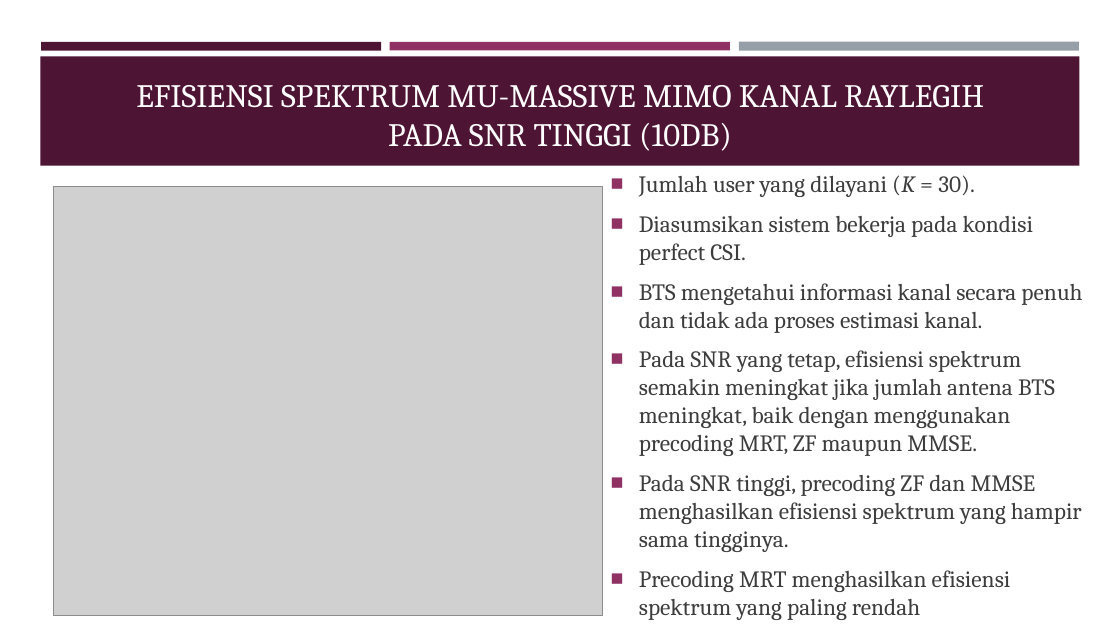
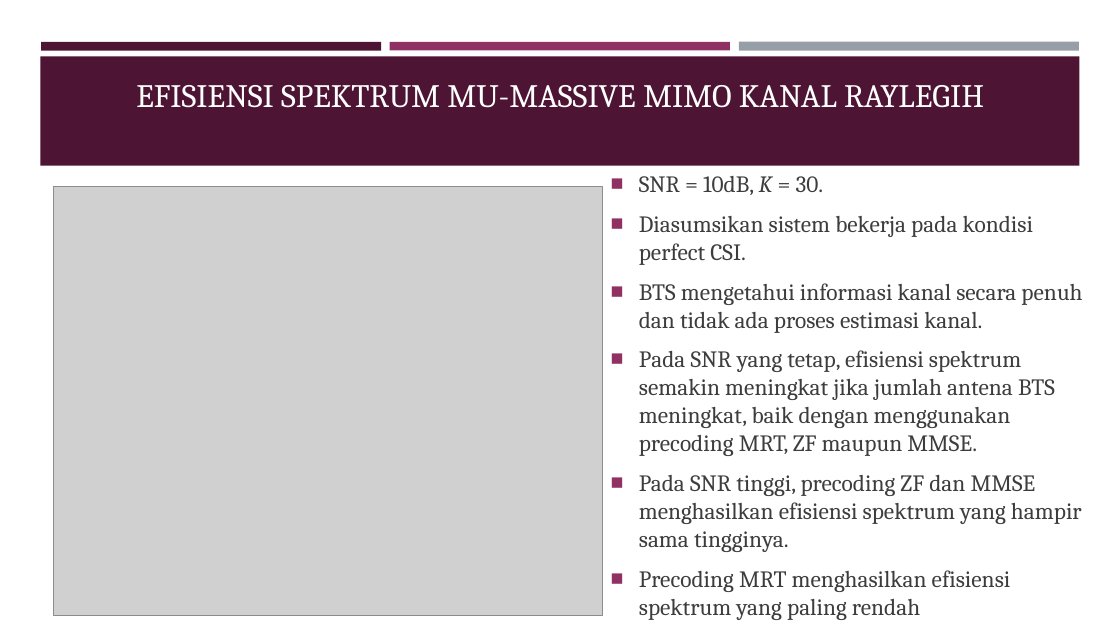
Before and after one commit to pudjamansyurin/al-massive-mimo, a slide deck: slide 18 of DOC/SIDANG TESIS/presentasi [Autosaved].pptx (slide 21 before the commit). Drawn at 1120x630 pixels with LibreOffice and Linux fonts; fonts in the diff are those of the drawing; grey boxes stand for pictures. Boxes give left, top, right and bottom in pixels: in the first picture for what was removed or moved away, otherwise in the second. Text is boxed around its words. In the diff, an @@ line names an element or a change of style, - is before the commit and + after.

```diff
--- a/DOC/SIDANG TESIS/presentasi [Autosaved].pptx
+++ b/DOC/SIDANG TESIS/presentasi [Autosaved].pptx
@@ title at (136,85,984,108): text changed @@
-EFISIENSI SPEKTRUM MU-MASSIVE MIMO KANAL RAYLEGIH
-PADA SNR TINGGI (10DB)
+EFISIENSI SPEKTRUM MU-MASSIVE MIMO KANAL RAYLEGIH
@@ text at (639,176,824,195): text changed @@
-■ Jumlah user yang dilayani (K = 30).
+■ SNR = 10dB, K = 30.
```
Also in this commit, not shown: 14 other slides changed, 7 slides removed, 4 other files.
